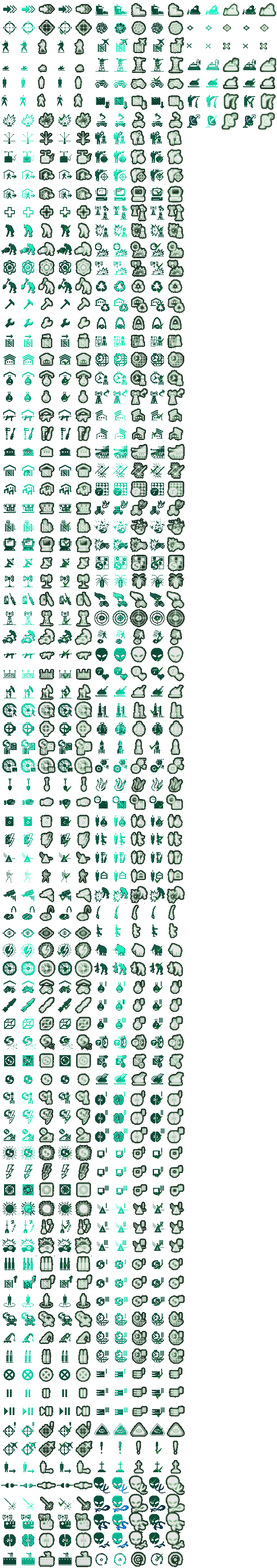
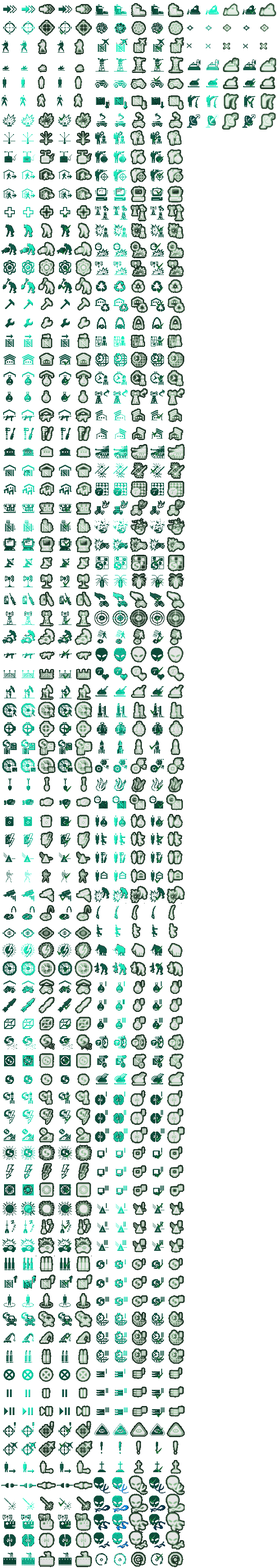
Two versions of the same layered image (277 x 1568). Layer-by-layer changes:
painted on "ru radar" over box(221, 112, 276, 130)
